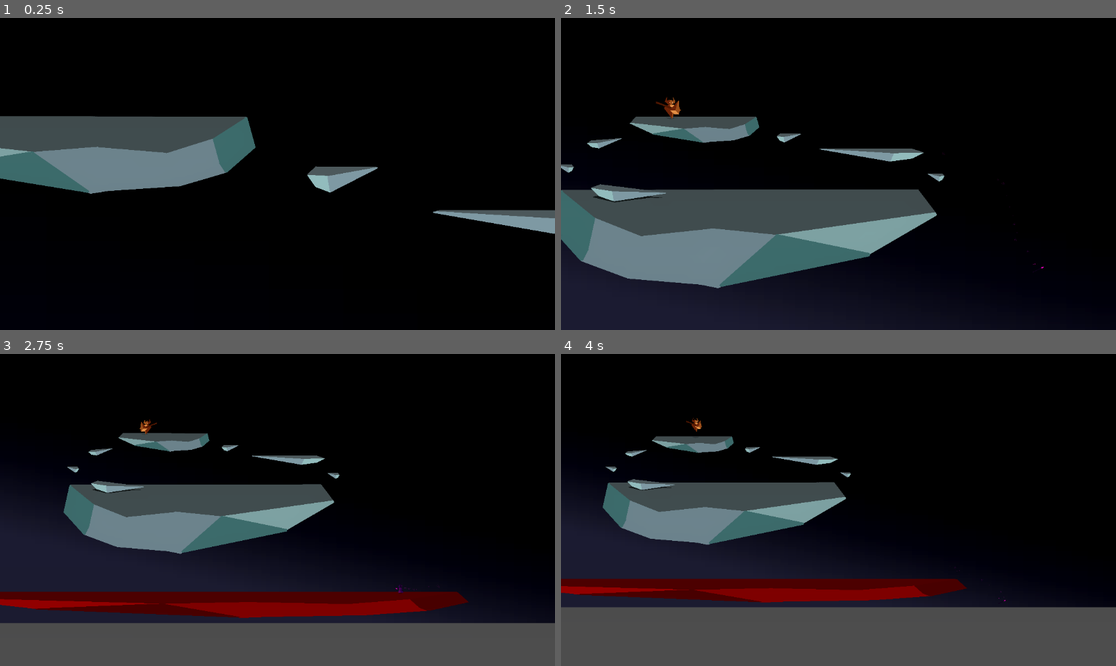
Above: before the commit, frames 1-4 (two rows, left to right).
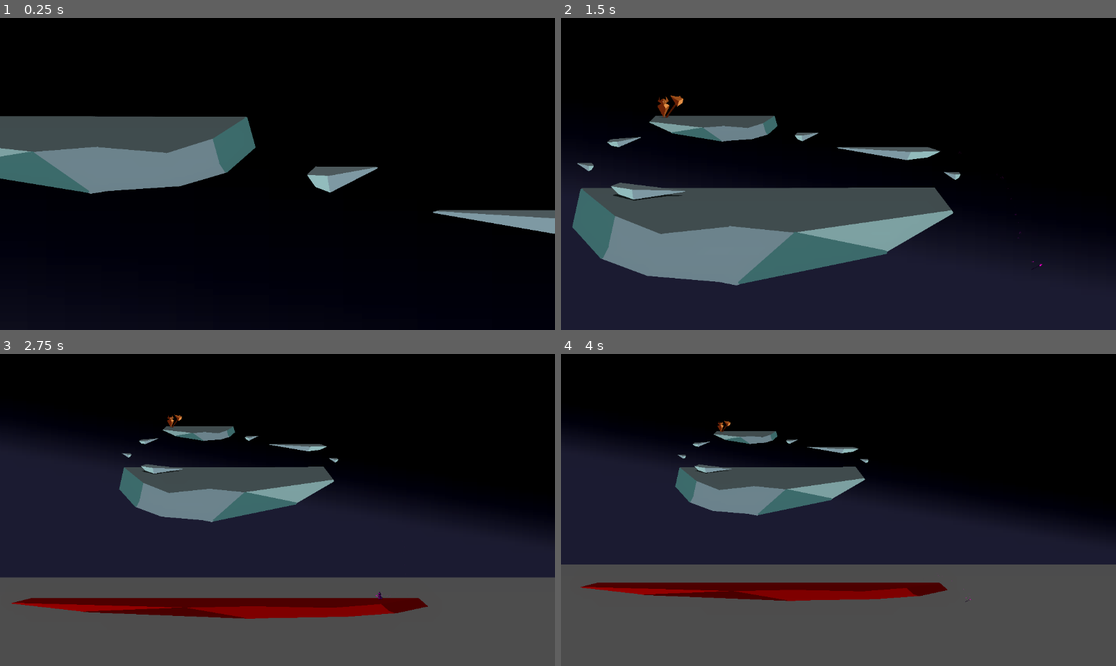
Above: after the commit, the same moments.

Repository: AthertonRoamer/GMTKPrep25
Game: Godot game, scene res://game/game.tscn
Two runs of this game, one before a commit and one after it. Both use one fixed random seed, a clock stepped at 60 frames per second and the inputs below. The engine's default icon, where the game draws it, is replaced by a stand-in: a white triangle on a blue panel in a dark square.
Inputs:
- Up to frame 1 (0.25 s): no input
- Up to frame 2 (1.5 s): hold Shift (dash) 0.53-1.28 s; hold D (walk_right) from 0.53 s (still down); tap Space (jump) at 0.77 s; tap Shift (dash) at 1.35 s
- Up to frame 3 (2.75 s): tap Space (jump) at 1.52 s; release D (walk_right) at 2.03 s; hold A (walk_left) from 2.03 s (still down); hold Shift (dash) from 2.03 s (still down)
- Up to frame 4 (4 s): release A (walk_left) at 2.78 s; release Shift (dash) at 2.78 s; hold D (walk_right) from 2.78 s (still down); tap Shift (dash) at 2.85 s; tap Space (jump) at 3.02, 3.77 s; hold Shift (dash) from 3.53 s (still down)

The runs differ from the first frame. In frame 2, 18% of the frame differs, in the area x 0-100%, y 24-100%; in frame 3, 37%, in the area x 0-100%, y 19-87%; in frame 4, 34%.

Commit message:
small stuff

Diff:
--- a/gmtkprep25/maps/test_map.tscn
+++ b/gmtkprep25/maps/test_map.tscn
@@ -18,8 +18,8 @@
 
 [sub_resource type="GradientTexture2D" id="GradientTexture2D_42yok"]
 gradient = SubResource("Gradient_pwco0")
-fill_from = Vector2(0.555556, 0.235043)
-fill_to = Vector2(0.222222, 0.679487)
+fill_from = Vector2(0.529915, 0.303419)
+fill_to = Vector2(0.350427, 0.628205)
 
 [node name="test_map" type="Node2D" node_paths=PackedStringArray("spawn_point_nodes")]
 script = ExtResource("1_pwco0")
@@ -88,7 +88,7 @@
 
 [node name="platform3" parent="platforms" instance=ExtResource("3_pwco0")]
 modulate = Color(1, 0, 0, 1)
-position = Vector2(1378, 2282)
+position = Vector2(1171, 3011)
 scale = Vector2(-1.5516, 0.301664)
 
 [node name="shadow" type="Polygon2D" parent="platforms"]
--- a/gmtkprep25/player/hammer_wielder/hammer_wielder.tscn
+++ b/gmtkprep25/player/hammer_wielder/hammer_wielder.tscn
@@ -804,7 +804,7 @@
 [node name="hammer" type="CharacterBody2D"]
 scale = Vector2(0.5, 0.5)
 script = ExtResource("1_qx2d8")
-keyboard_input = true
+controller_input = false
 
 [node name="shadow" type="Polygon2D" parent="."]
 modulate = Color(1, 1, 1, 0.819608)
--- a/gmtkprep25/player/wizard/wizard.gd
+++ b/gmtkprep25/player/wizard/wizard.gd
@@ -4,7 +4,7 @@
 @onready var shadow_art_scale = $shadow.scale.x
 @onready var anim_p = $AnimationPlayer
 
-@export var dash_power = 1300
+@export var dash_power = 1000
 var dash_direction
 
 
--- a/gmtkprep25/project.godot
+++ b/gmtkprep25/project.godot
@@ -50,7 +50,6 @@
 , Object(InputEventJoypadButton,"resource_local_to_scene":false,"resource_name":"","device":-1,"button_index":9,"pressure":0.0,"pressed":false,"script":null)
 ]
 }
-
 key_jump={
 "deadzone": 0.2,
 "events": [Object(InputEventKey,"resource_local_to_scene":false,"resource_name":"","device":-1,"window_id":0,"alt_press …(191 unchanged characters)…
@@ -63,7 +62,6 @@
 ]
 }
 
-
 [rendering]
 
-anti_aliasing/quality/msaa_2d=2
+anti_aliasing/quality/screen_space_aa=1
